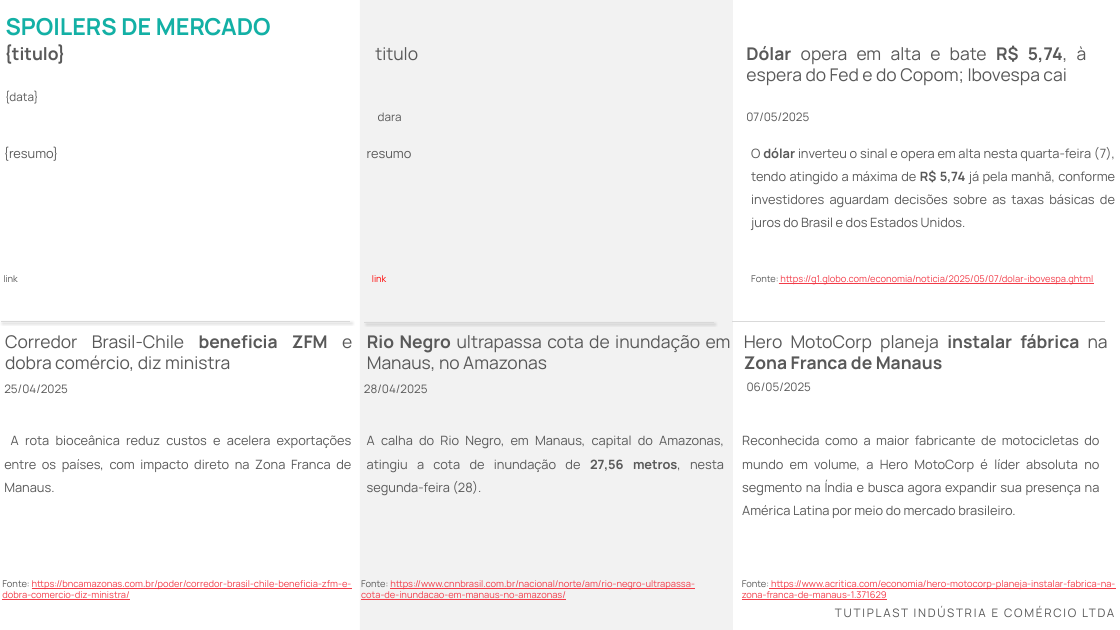
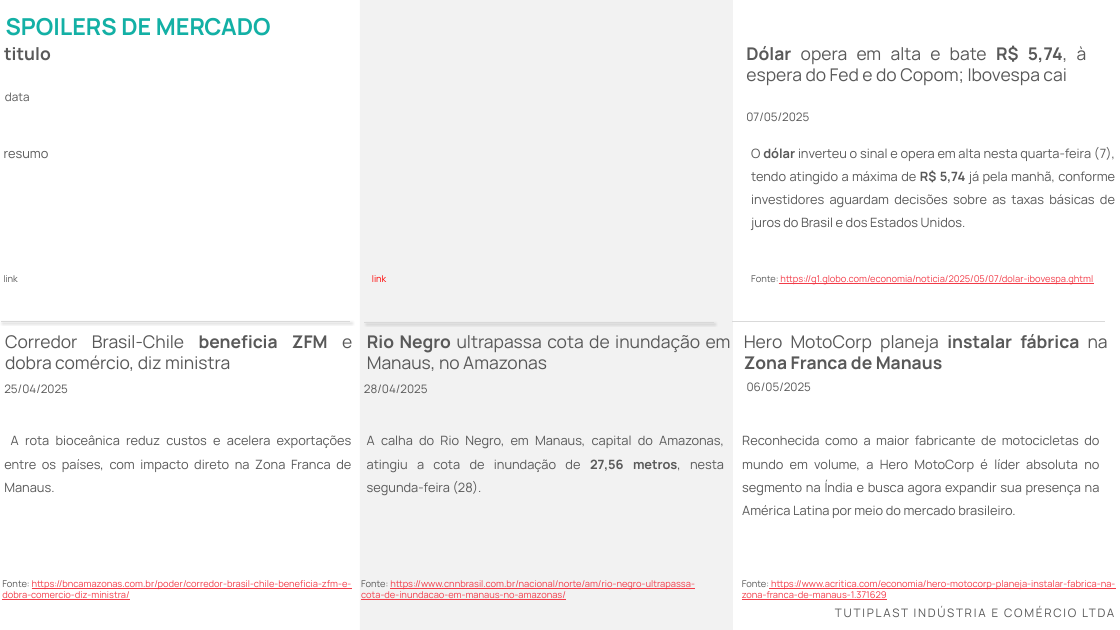
Before and after one commit to kamilypl/API-Python, a slide deck: slide 2 of template.pptx. Drawn at 1120x630 pixels with LibreOffice and Linux fonts; fonts in the diff are those of the drawing; background and template pictures are left out. Boxes give left, top, right and bottom in pixels: in the first picture for what was removed or moved away, otherwise in the second. Text is boxed around its words. In the diff, an @@ line names an element or a change of style, - is before the commit and + after.

Commit message:
Descreva o que mudou, ex: Ajusta geração de slides

```diff
--- a/template.pptx
+++ b/template.pptx
@@ text at [4,47,51,60]: text changed @@
-{titulo}
+titulo
@@ text removed at [375,47,418,60] @@
-titulo
@@ text at [5,92,30,101]: text changed @@
-{data}
+data
@@ text removed at [378,113,402,121] @@
-dara
@@ text at [4,151,49,158]: text changed @@
-{resumo}
+resumo
@@ text removed at [367,151,412,158] @@
-resumo
```
